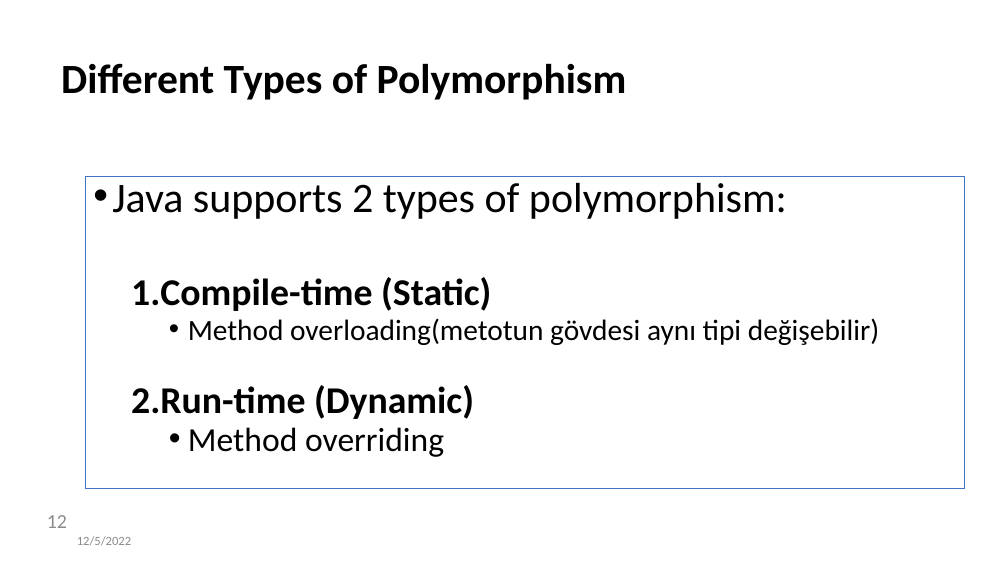
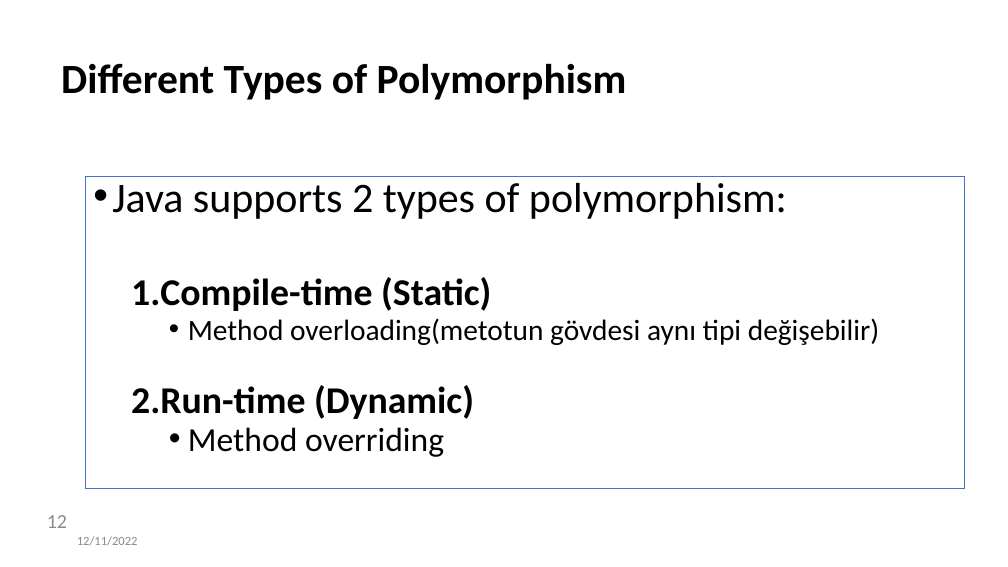
Before and after one commit to cankoyuncu/ObjectOriantedProgramming, a slide deck: slide 12 of week9/Week9.pptx. Drawn at 1008x567 pixels with LibreOffice and Linux fonts; fonts in the diff are those of the drawing. Boxes give left, top, right and bottom in pixels: in the first picture for what was removed or moved away, otherwise in the second. Text is boxed around its words. In the diff, an @@ line names an element or a change of style, - is before the commit and + after.

```diff
--- a/week9/Week9.pptx
+++ b/week9/Week9.pptx
@@ text at box(77, 536, 138, 546): text changed @@
-12/5/2022
+12/11/2022
```
Also in this commit, not shown: 26 other slides changed, 7 other files.
